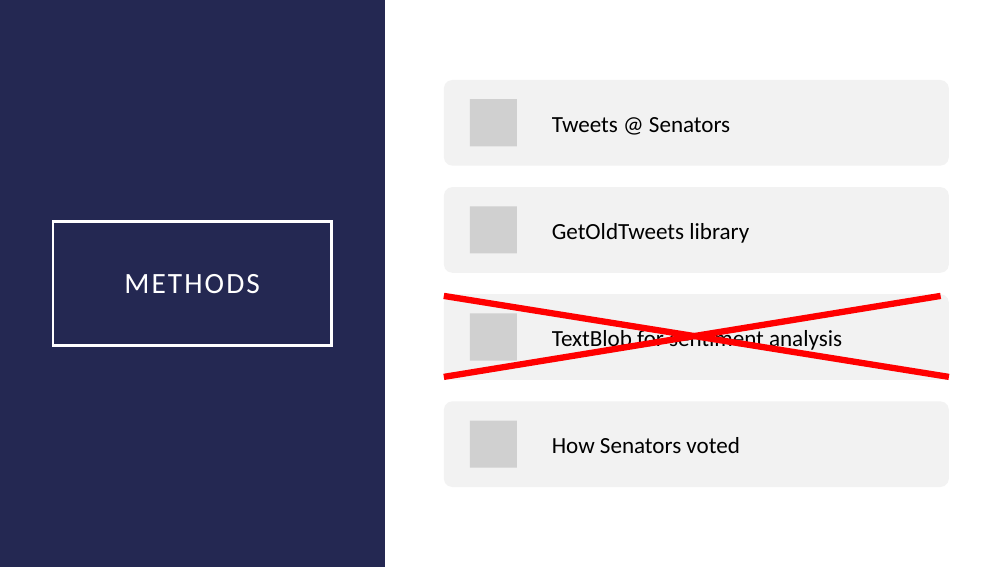
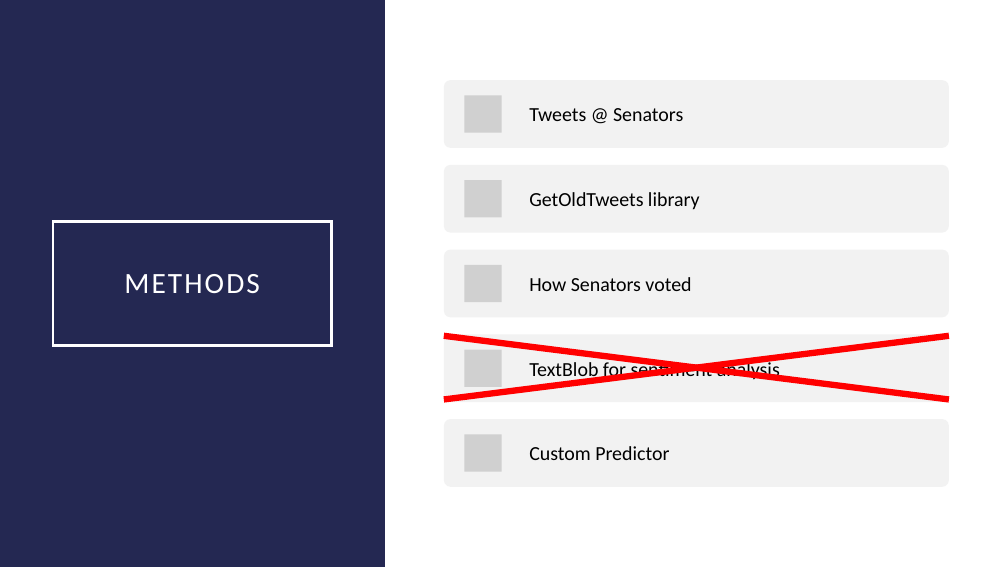
Before and after one commit to oliviaroy20/SocialSensing, a slide deck: slide 3 of Final Presentation.pptx. Drawn at 1008x567 pixels with LibreOffice and Linux fonts; fonts in the diff are those of the drawing; grey boxes stand for pictures. Boxes give left, top, right and bottom in pixels: in the first picture for what was removed or moved away, otherwise in the second. Text is boxed around its words. In the diff, an @@ line names an element or a change of style, - is before the commit and + after.

```diff
--- a/Final Presentation.pptx
+++ b/Final Presentation.pptx
@@ rounded rectangle: place and size @@
-rounded rectangle at (444,80,949,166)
+rounded rectangle at (444,80,949,148)
@@ text "Tweets @ Senators": place and size @@
-text "Tweets @ Senators" at (552,117,730,132)
+text "Tweets @ Senators" at (529,108,683,121)
@@ picture removed at (470,99,516,146) @@
@@ rounded rectangle: place and size @@
-rounded rectangle at (444,187,949,272)
+rounded rectangle at (444,165,949,233)
@@ text "GetOldTweets library": place and size @@
-text "GetOldTweets library" at (552,223,749,243)
+text "GetOldTweets library" at (529,192,700,210)
@@ picture: place and size @@
-picture at (470,206,516,253)
+picture at (464,180,501,217)
@@ size 22 to 19 pt; less space between paragraphs in 4 elements at (529,108,683,121), (529,359,780,381), (529,192,700,210), (529,277,691,291) @@
@@ text "How Senators voted": place and size @@
-text "How Senators voted" at (552,437,739,453)
+text "How Senators voted" at (529,277,691,291)
@@ picture removed at (470,314,516,361) @@
@@ line moved from (444, 296) - (949, 377) to (444, 336) - (949, 399) @@
@@ line moved from (444, 377) - (941, 296) to (444, 399) - (949, 336) @@
@@ rounded rectangle: place and size @@
-rounded rectangle at (444,294,949,380)
+rounded rectangle at (444,334,949,402)
@@ picture: place and size @@
-picture at (470,420,516,467)
+picture at (464,349,501,386)
@@ text "TextBlob for sentiment analysis": place and size @@
-text "TextBlob for sentiment analysis" at (552,326,842,352)
+text "TextBlob for sentiment analysis" at (529,359,780,381)
@@ rounded rectangle: place and size @@
-rounded rectangle at (444,402,949,487)
+rounded rectangle at (444,419,949,487)
@@ group added at (444,95,949,472): 3 pictures, 1 rounded rectangle, 1 text @@
+Custom Predictor
```
Also in this commit, not shown: 1 other slide changed.
